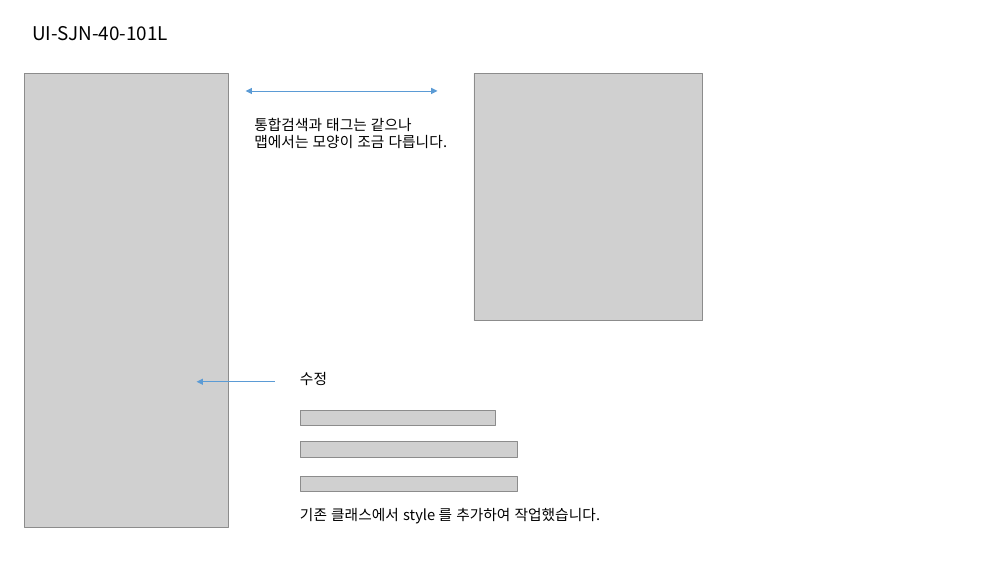
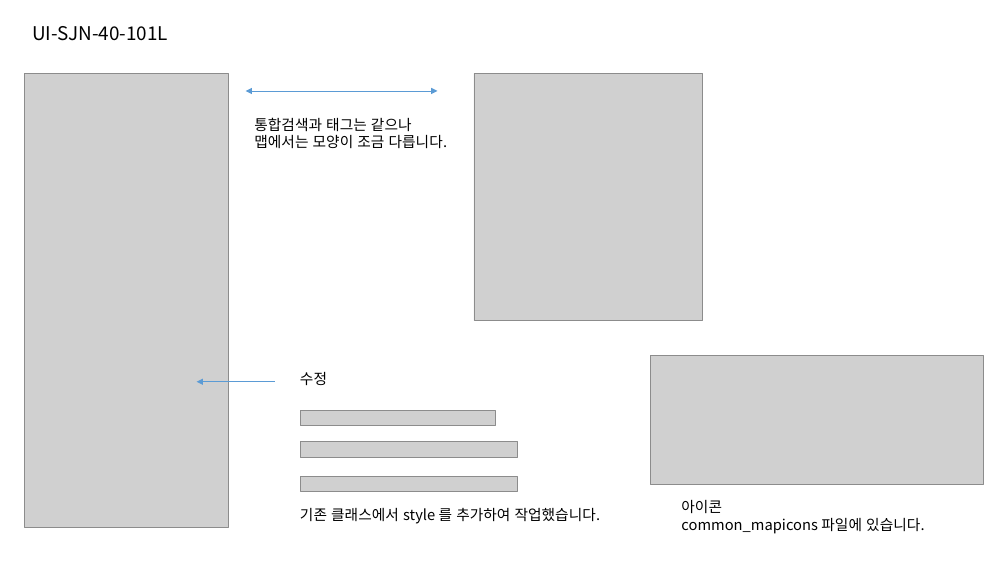
Before and after one commit to jeoungGyy/sejong, a slide deck: slide 2 of ppt/05-16.pptx. Drawn at 1008x567 pixels with LibreOffice and Linux fonts; fonts in the diff are those of the drawing; grey boxes stand for pictures. Boxes give left, top, right and bottom in pixels: in the first picture for what was removed or moved away, otherwise in the second. Text is boxed around its words. In the diff, an @@ line names an element or a change of style, - is before the commit and + after.

Commit message:
정차장님 요청 맵 수정사항 처리

```diff
--- a/ppt/05-16.pptx
+++ b/ppt/05-16.pptx
@@ picture added at bbox=[651, 355, 984, 485] @@
@@ text added at bbox=[681, 500, 924, 534], 14 pt, text #000000 @@
+아이콘
+common_mapicons 파일에 있습니다.
```
